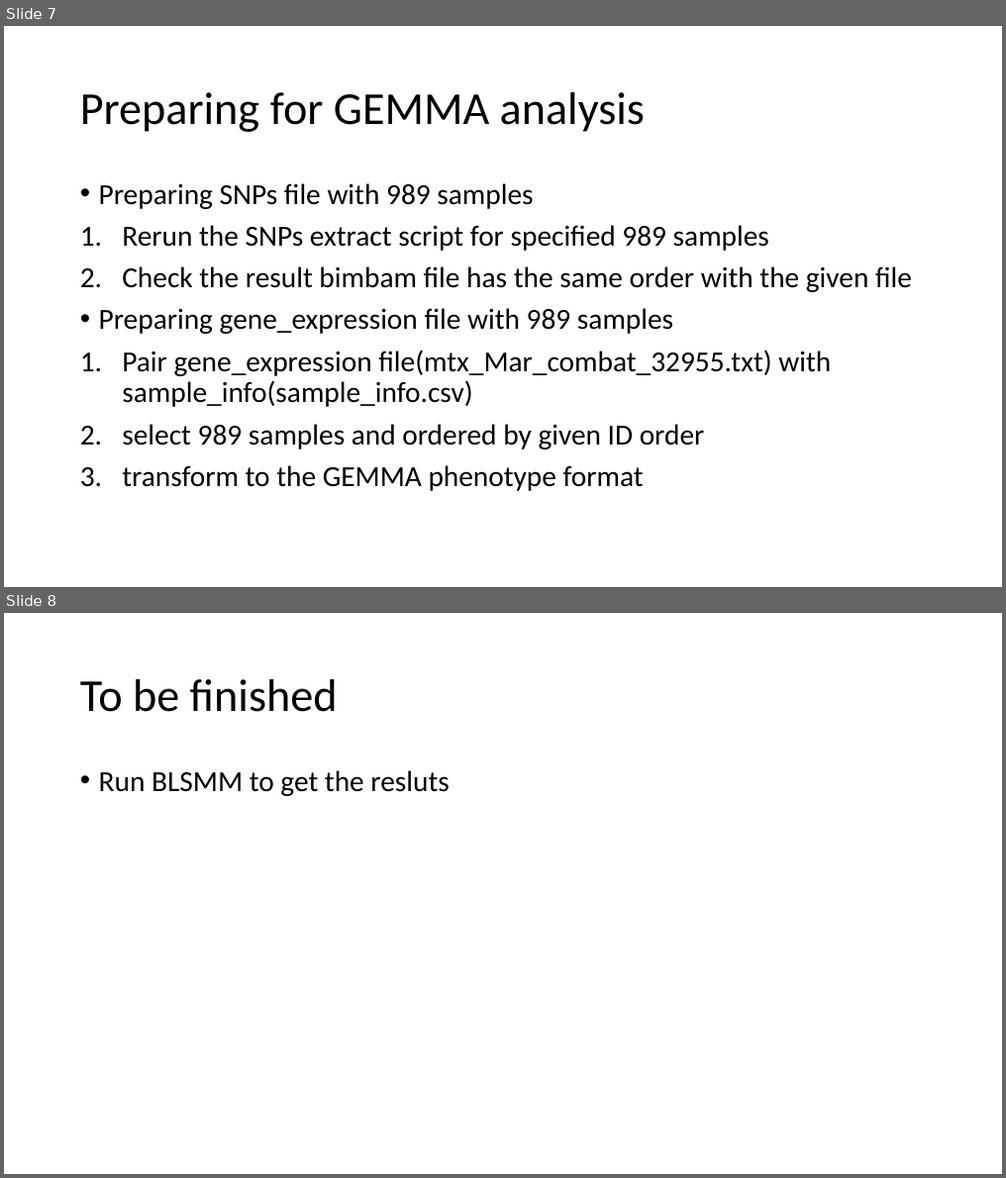
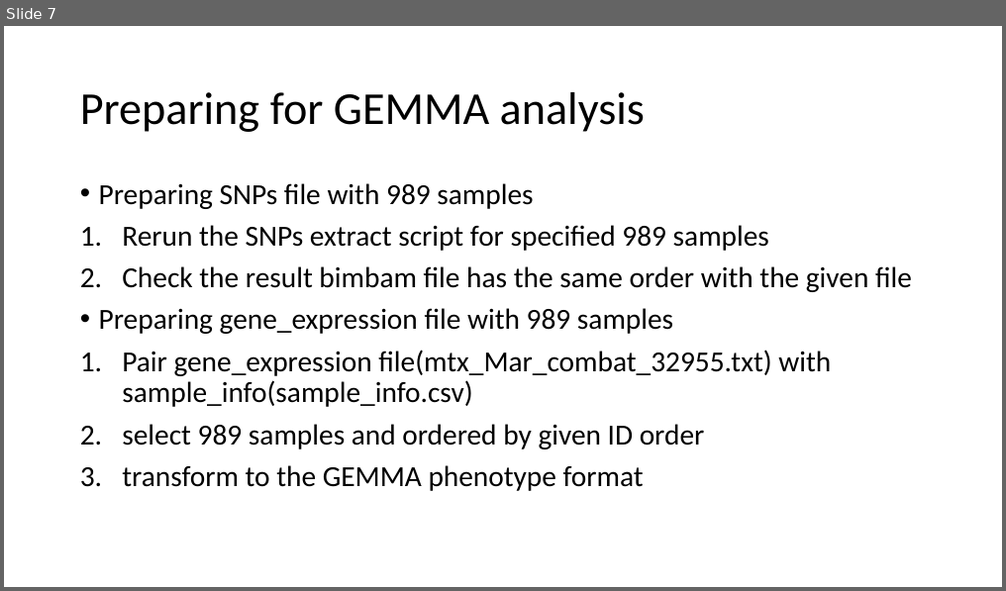
Before and after one commit to yuemolin/TWAS_study, a slide deck: presentation/Presentation1.pptx. Shown one above the other, each under a label of ours: slides 7 and 8 before the commit, slide 7 after it. The pictures are 1006x1178 and 1006x591 pixels, drawn with LibreOffice and Linux fonts; fonts in the diff are those of the drawing. Boxes give left, top, right and bottom in pixels: in the first picture for what was removed or moved away, otherwise in the second. Text is boxed around its words. In the diff, an @@ line names an element or a change of style, - is before the commit and + after.

```diff
--- a/presentation/Presentation1.pptx
+++ b/presentation/Presentation1.pptx
@@ slide 8 removed at (x1=4, y1=613, x2=1002, y2=1174), background #FFFFFF @@
@@ title removed at (x1=80, y1=679, x2=338, y2=712) @@
-To be finished
@@ text removed at (x1=99, y1=770, x2=449, y2=796) @@
-• Run BLSMM to get the resluts
```
Also in this commit, not shown: 1 slide changed, 5 slides added.
